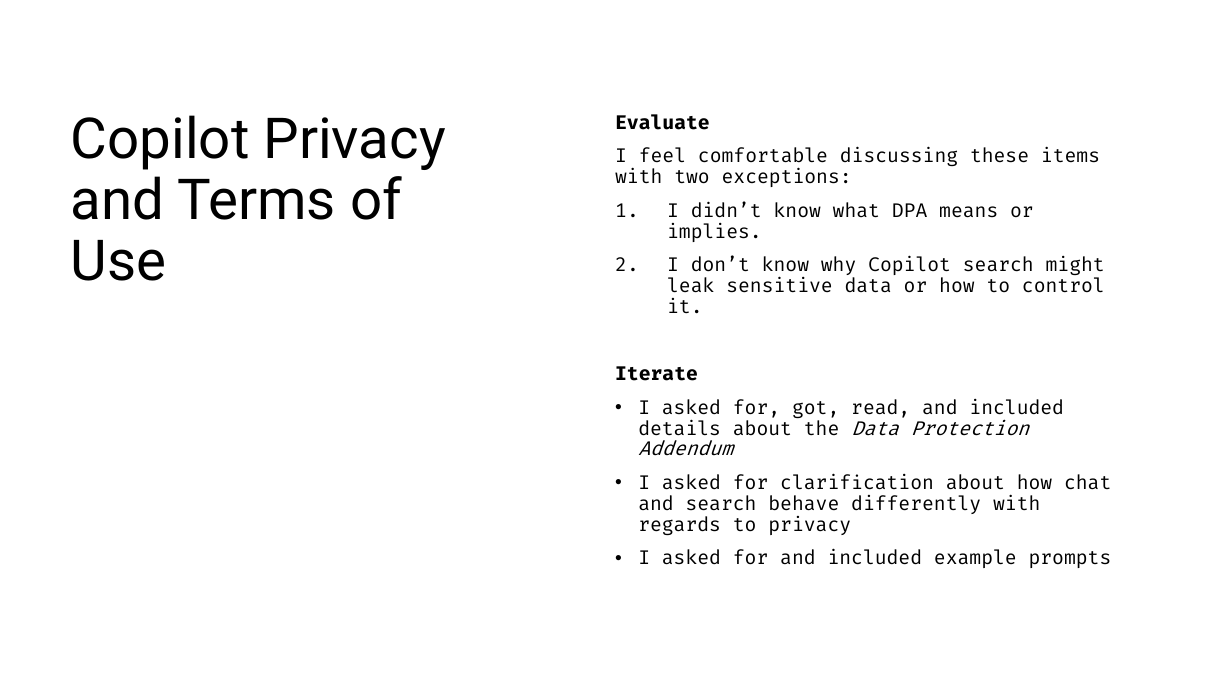
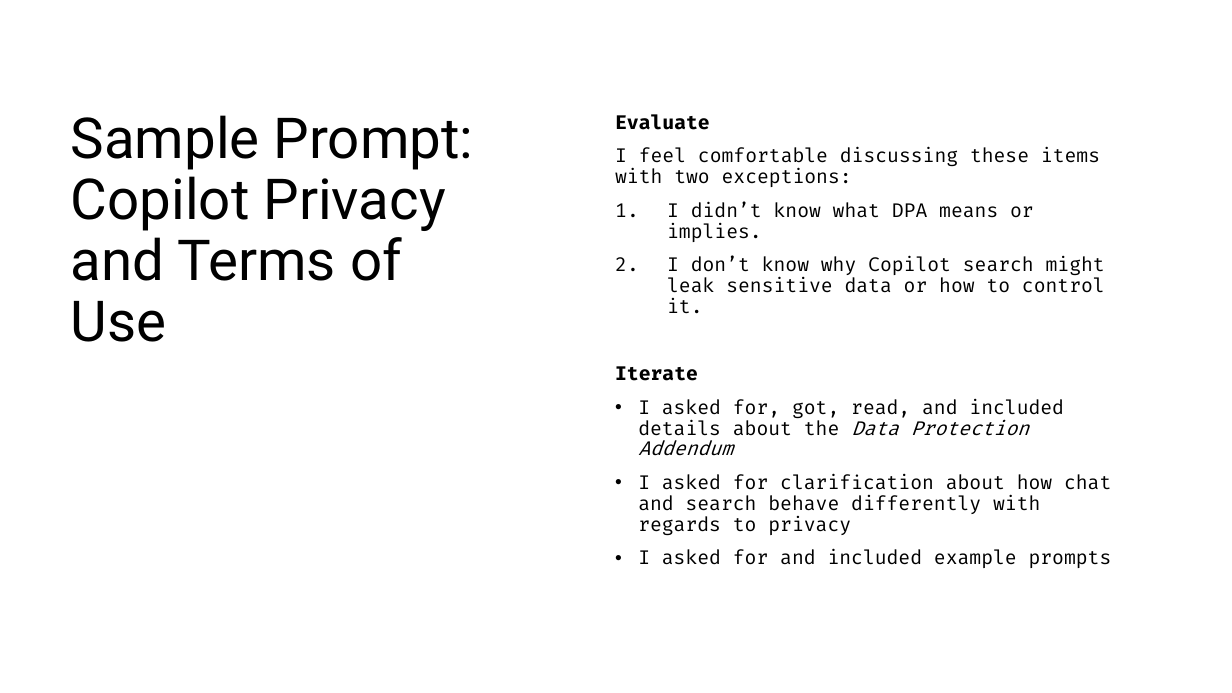
Before and after one commit to ericburcham/prompt-engineering, a slide deck: slide 10 of presentation/presentation.pptx (slide 21 before the commit). Drawn at 1232x693 pixels with LibreOffice and Linux fonts; fonts in the diff are those of the drawing. Boxes give left, top, right and bottom in pixels: in the first picture for what was removed or moved away, otherwise in the second. Text is boxed around its words. In the diff, an @@ line names an element or a change of style, - is before the commit and + after.

```diff
--- a/presentation/presentation.pptx
+++ b/presentation/presentation.pptx
@@ title at (x1=71, y1=115, x2=474, y2=342): text changed @@
-Copilot Privacy and Terms of Use
+Sample Prompt: Copilot Privacy and Terms of Use
```
Also in this commit, not shown: 4 other slides changed, 1 slide added, 17 slides removed, 1 other file.
